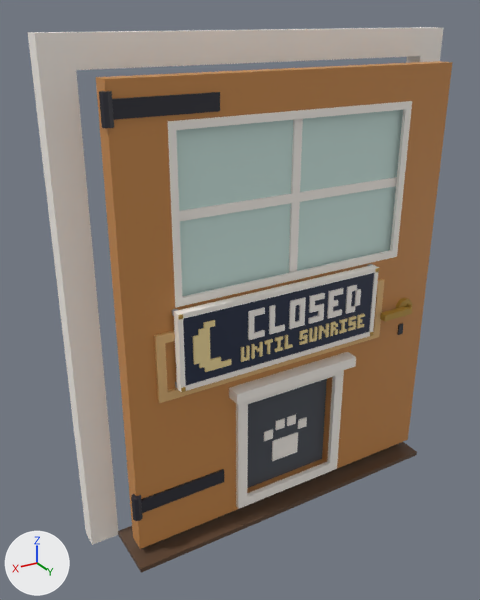
One commit to the FBX model assets/cat-cafe/exports/CatCafe_Plot_BackDoor.fbx: the scene before it, then after it.
Camera for both pictures: a 50 mm lens placed at (0.1377, 0.2567, 0.0816), pointed at (0.0859, 0.1704, 0.0384). Lighting does not change. The marker at lower left points along +X, +Y and +Z. The first picture is the older version. Where no turn or scale is listed for an object, it has been applied to the vertices.

Names of what the first picture shows: 'CatCafe_Plot_BackDoor', 'CatCafe_Plot_BackDoor_Flap', 'CatCafe_Plot_BackDoor_FlapFrame', 'CatCafe_Plot_BackDoor_Leaf', 'CatCafe_Plot_BackDoor_Leaf_Glass', 'CatCafe_Plot_BackDoor_Sign', 'CatCafe_Plot_BackDoor_Sign_Bulb'.
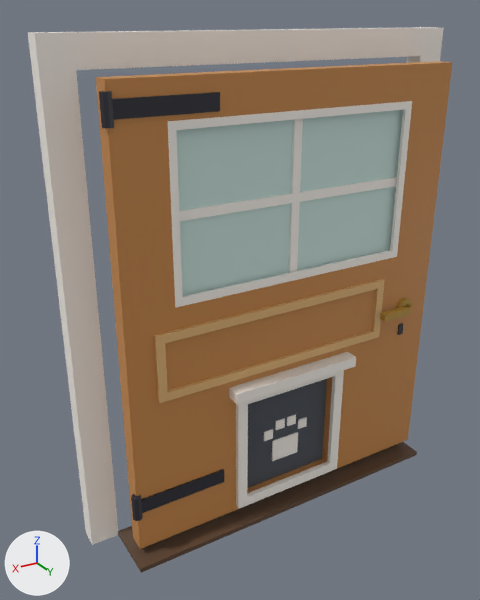
Edits to the bpy script that builds the scene:
```text
Remove ob_catcafe_plot_backdoor_sign_bulb:
    ob_catcafe_plot_backdoor_sign_bulb = bpy.data.objects.new('CatCafe_Plot_BackDoor_Sign_Bulb', me_catcafe_plot_backdoor_sign_bulb)
    ob_catcafe_plot_backdoor_sign_bulb.location = (0.1088, 0.1772, 0.0)
Remove ob_catcafe_plot_backdoor_sign:
    ob_catcafe_plot_backdoor_sign = bpy.data.objects.new('CatCafe_Plot_BackDoor_Sign', me_catcafe_plot_backdoor_sign)
    ob_catcafe_plot_backdoor_sign.location = (0.1088, 0.1772, 0.0)
```

Location of each change, (x1, y1, x2, y2) in pixels of the pictures (480 x 600 px):
'CatCafe_Plot_BackDoor_Sign', deleted: before (172, 264, 379, 392)
'CatCafe_Plot_BackDoor_Sign_Bulb', deleted (beige): before (193, 313, 365, 372)
